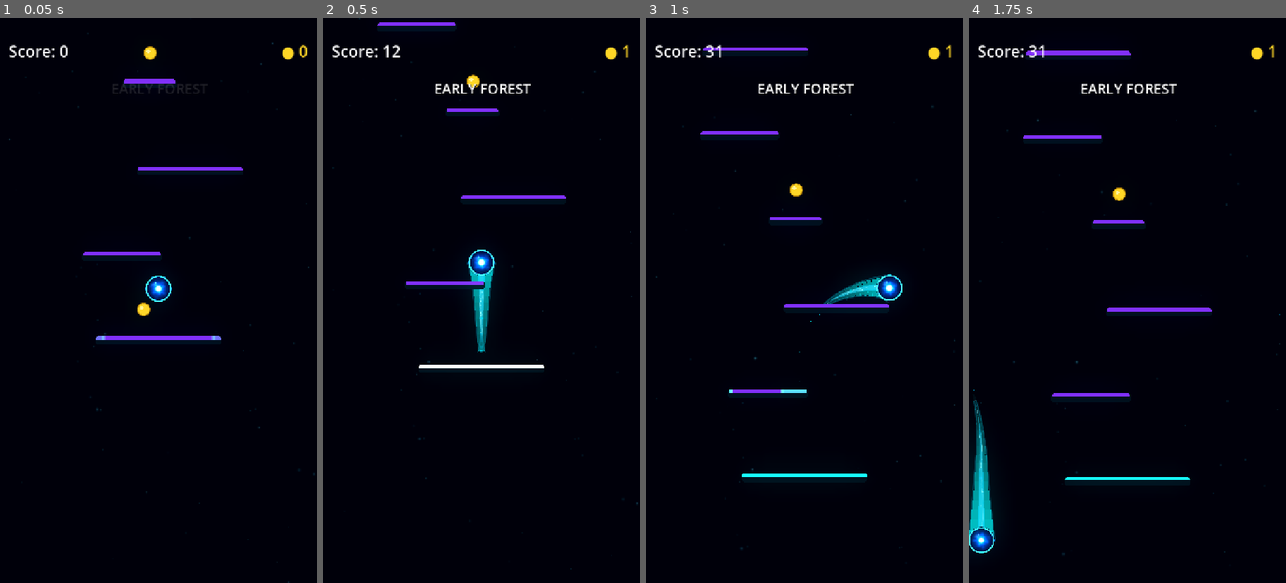
Above: before the commit, frames 1-4 (left to right).
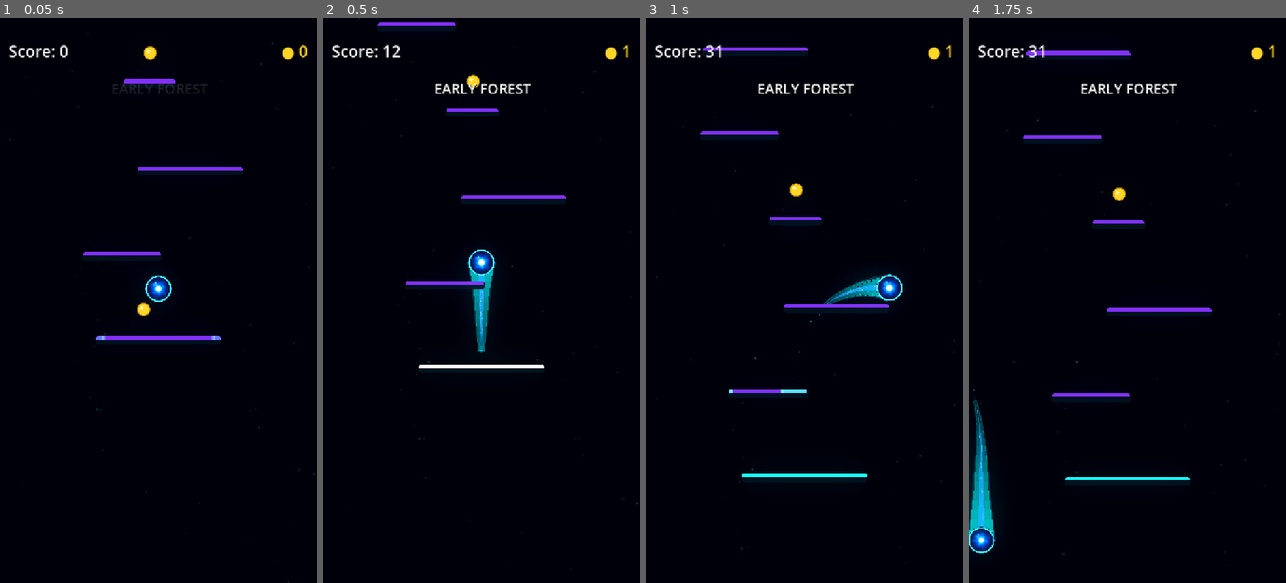
Above: after the commit, the same moments.

Repository: Kryodo/TowerJump
Game: Godot game, scene res://scenes/main.tscn
The game is run twice, just before and just after one commit, with the same random seed, the same clock (stepped at 60 frames per second) and the same inputs.
Inputs (mouse positions are in pixels of both pictures, inside the frame that each line leads up to):
- Up to frame 1 (0.05 s): no input
- Up to frame 2 (0.5 s): no input
- Up to frame 3 (1 s): move the mouse to (874, 272) at 0.52 s; hold Right (ui_right) from 0.53 s (still down); click (874, 272) at 0.67 s
- Up to frame 4 (1.75 s): release Right (ui_right) at 1.25 s; drag from (1064, 328) to (1117, 193) at 1.27 s

Frame 1 is identical in both runs. In frame 2, 0.1% of the frame differs, in the area x 49-51%, y 45-57%; in frame 3, less than 0.1%; in frame 4, 0.2%, in the area x 2-5%, y 71-90%.

Commit message:
Add blue and violet palettes to comet energy trail

Diff:
--- a/scenes/ball_trail_energy.gdshader
+++ b/scenes/ball_trail_energy.gdshader
@@ -3,6 +3,7 @@
 uniform float flow_speed : hint_range(0.0, 4.0) = 0.9;
 uniform float energy_strength : hint_range(0.0, 3.0) = 1.35;
 uniform float filament_strength : hint_range(0.0, 4.0) = 1.7;
+uniform int palette_mode = 0;
 
 
 // ------------------------------------------------------------
@@ -182,21 +183,16 @@
 	energy *= trail_fade;
 
 
-	// --------------------------------------------------------
-	// Cyan energy → bright cyan/white filament
-	// --------------------------------------------------------
-
-	vec3 base_color = vec3(
-		0.0,
-		0.65,
-		0.85
-	);
-
-	vec3 bright_color = vec3(
-		0.55,
-		1.0,
-		1.0
-	);
+	// Palette-matched energy stream: saturated blue or rich violet.
+	vec3 base_color;
+	vec3 bright_color;
+	if (palette_mode == 1) {
+		base_color = vec3(0.30, 0.035, 0.82);
+		bright_color = vec3(0.95, 0.58, 1.25);
+	} else {
+		base_color = vec3(0.025, 0.20, 0.95);
+		bright_color = vec3(0.38, 0.86, 1.35);
+	}
 
 	float brightness = clamp(
 		energy,
